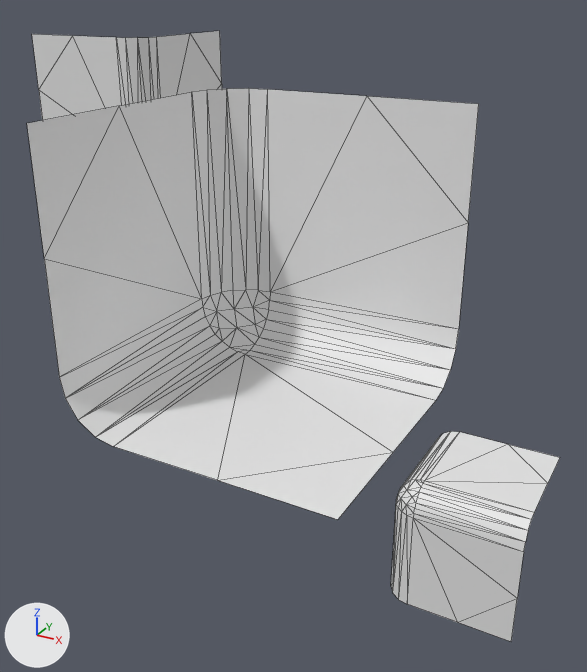
The OBJ model workshops/w6_polygonization/data/bmc/bmc_tiles/t_134.obj as it was, and as the next commit left it.
One viewpoint serves both versions: a 50 mm camera at (0.698, -0.924, 0.594) aimed at (0.13, 0.11, 0.077). The axes (+X, +Y, +Z) are drawn at lower left. The lights are the same throughout. Mesh edges are drawn as thin lines. Where no turn or scale is listed for an object, it has been applied to the vertices.

The first picture shows 't_134'.
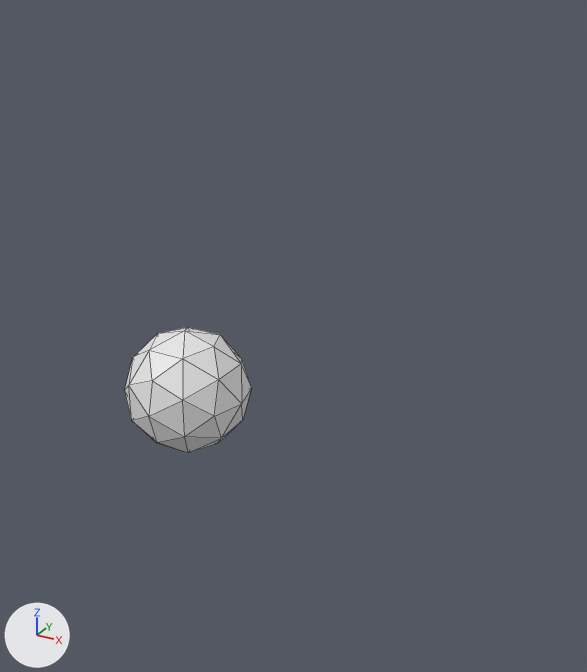
Pixel boxes (x1, y1, x2, y2) of what changed, in the pictures (587 x 672 px):
't_134', reshaped (76% narrower, 79% shorter): before (27, 31, 560, 641); after (124, 327, 252, 453)
part 1 of me_t_134, added: after (124, 327, 252, 453)
part 2 of me_t_134, deleted: before (27, 88, 479, 519)
part 3 of me_t_134, deleted: before (391, 431, 560, 641)
part 4 of me_t_134, deleted: before (32, 31, 222, 120)

What the commit changed:
me_t_134 has 156 vertices, 234 faces and spans x -0.5..0.5, y -0.5..0.5, z -0.5..0.5.
me_t_134 is used by ob_t_134; location (0.0, 0.0, 0.0).
me_t_134 part 1: a new loose piece, an icosphere of 80 faces spanning x -0.1..0.1, y -0.1..0.1, z -0.1..0.1.
me_t_134 part 2: the loose piece of 52 vertices spanning x 0.25..0.5, y -0.5..-0.25, z 0.25..0.5 is deleted.
me_t_134 part 3: the loose piece of 52 vertices spanning x 0.25..0.5, y 0.25..0.5, z -0.5..-0.25 is deleted.
me_t_134 part 4: the loose piece of 52 vertices spanning x -0.5..-0.25, y 0.25..0.5, z 0.25..0.5 is deleted.
